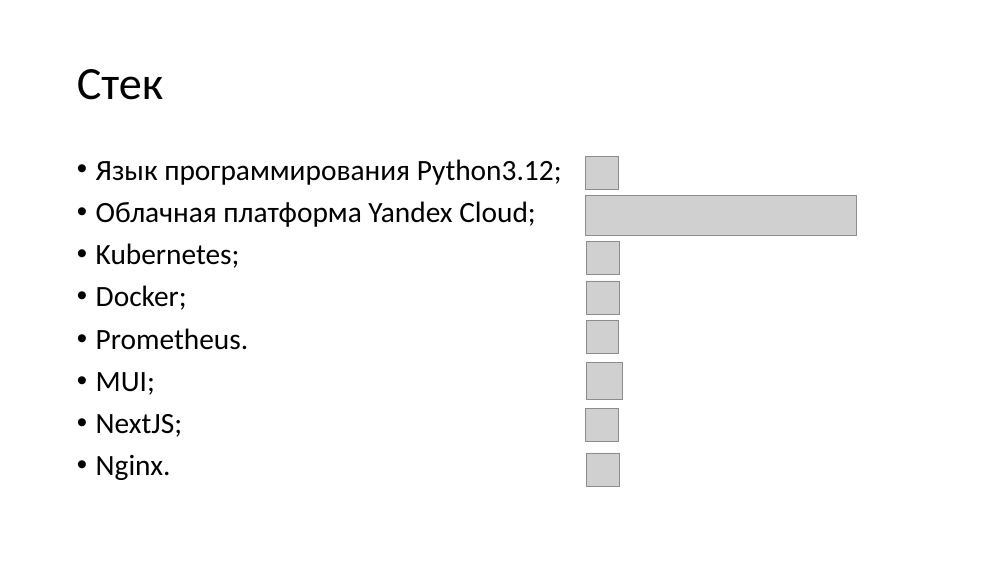
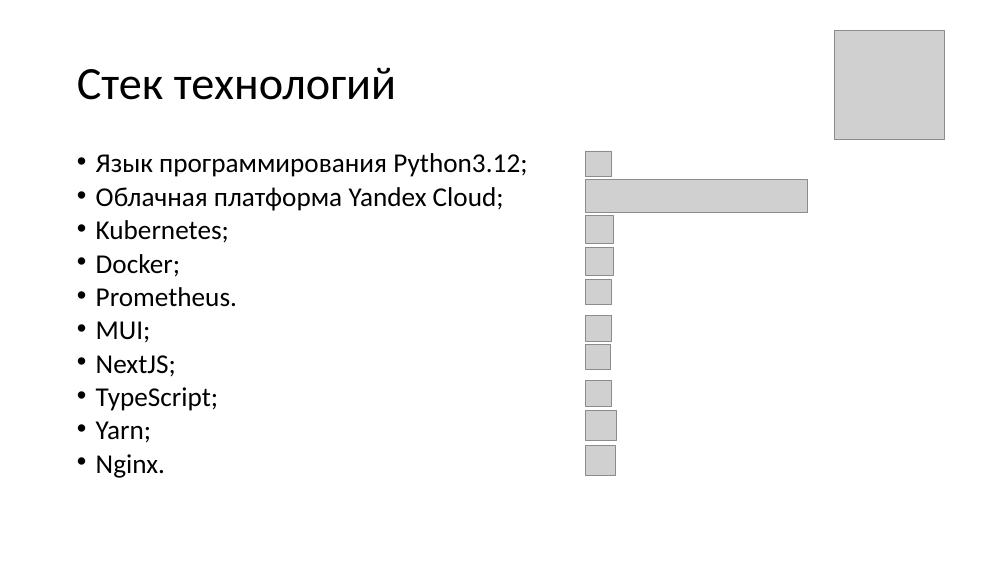
Before and after one commit to SkiStalker/BachelorsDegree, a slide deck: slide 12 of text/Масштабирование_вычислительных_мощностей.pptx (slide 9 before the commit). Drawn at 1008x567 pixels with LibreOffice and Linux fonts; fonts in the diff are those of the drawing; grey boxes stand for pictures. Boxes give left, top, right and bottom in pixels: in the first picture for what was removed or moved away, otherwise in the second. Text is boxed around its words. In the diff, an @@ line names an element or a change of style, - is before the commit and + after.

```diff
--- a/text/Масштабирование_вычислительных_мощностей.pptx
+++ b/text/Масштабирование_вычислительных_мощностей.pptx
@@ picture added at (835, 30, 944, 140) @@
@@ title at (77, 67, 396, 100): text changed @@
-Стек
+Стек технологий
@@ text at (96, 153, 527, 478): size 28 to 25.9 pt in "Язык программирования Python3.12;", "Облачная платформа Yandex Cloud;", "Kubernetes;", "Docker;" and 4 more places; line spacing 0.9 to 0.7 @@
@@ picture: place and size @@
-picture at (585, 157, 619, 190)
+picture at (585, 151, 611, 177)
@@ picture: place and size @@
-picture at (585, 195, 857, 236)
+picture at (586, 179, 808, 212)
@@ picture: place and size @@
-picture at (586, 241, 619, 274)
+picture at (586, 216, 614, 243)
@@ picture: place and size @@
-picture at (586, 281, 619, 315)
+picture at (586, 247, 614, 275)
@@ picture: place and size @@
-picture at (586, 321, 619, 353)
+picture at (586, 279, 611, 304)
@@ picture: place and size @@
-picture at (586, 363, 622, 399)
+picture at (586, 315, 612, 341)
@@ picture: place and size @@
-picture at (585, 408, 619, 442)
+picture at (585, 345, 610, 370)
@@ text at (96, 387, 218, 443): paragraphs added @@
+• TypeScript;
+• Yarn;
@@ picture added at (586, 380, 612, 406) @@
@@ picture added at (586, 411, 616, 441) @@
@@ picture: place and size @@
-picture at (586, 453, 619, 486)
+picture at (585, 445, 616, 476)
```
Also in this commit, not shown: 7 other slides changed, 8 slides added, 3 slides removed, 3 other files.
